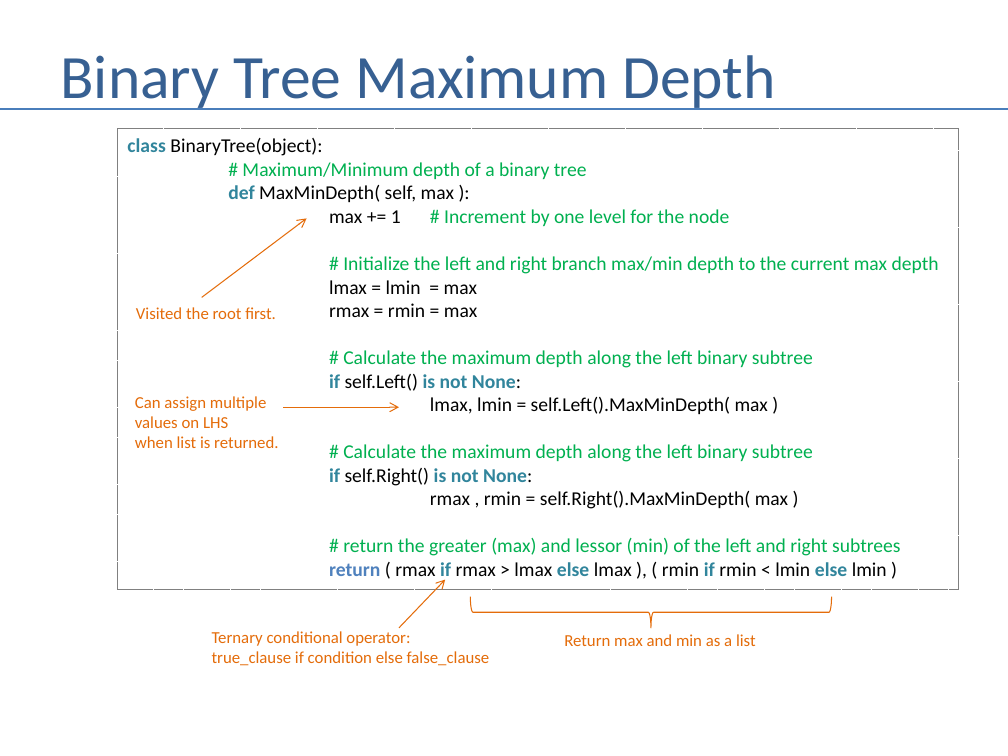
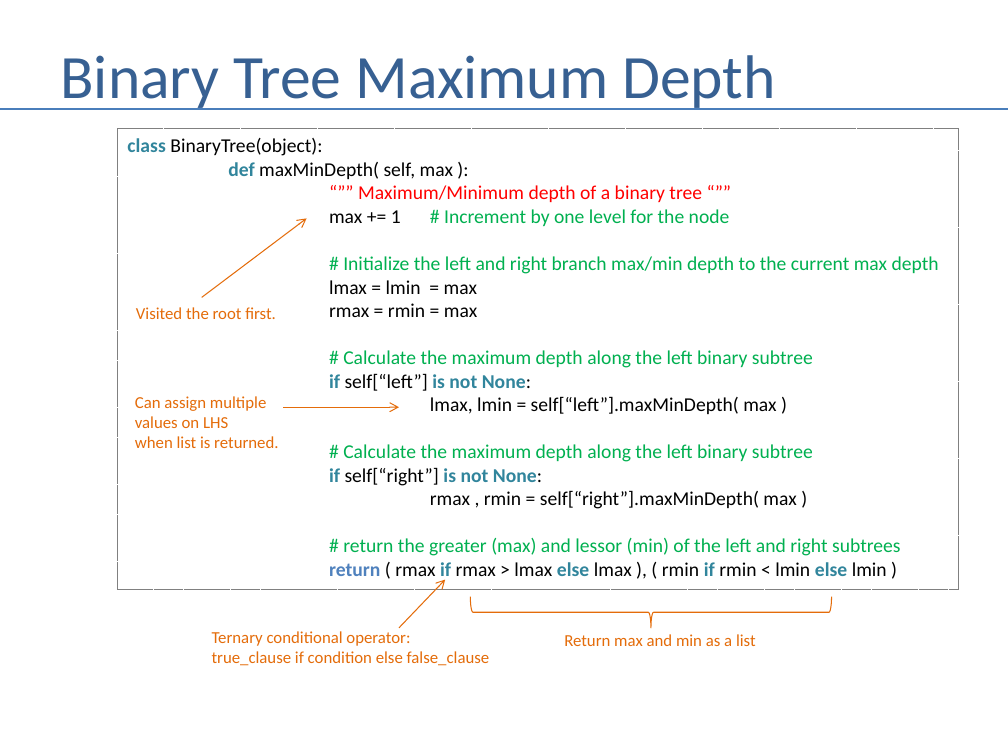
Before and after one commit to andrewferlitsch/Portland-Data-Science-Group, a slide deck: slide 50 of Presentations/Whiteboarding.pptx. Drawn at 1008x756 pixels with LibreOffice and Linux fonts; fonts in the diff are those of the drawing. Boxes give left, top, right and bottom in pixels: in the first picture for what was removed or moved away, otherwise in the second. Text is boxed around its words. In the diff, an @@ line names an element or a change of style, - is before the commit and + after.

Commit message:
update binary search tree

```diff
--- a/Presentations/Whiteboarding.pptx
+++ b/Presentations/Whiteboarding.pptx
@@ text in rectangle at <box>127,138,702,202</box>: text changed @@
-class BinaryTree(object):
-# Maximum/Minimum depth of a binary tree
-def MaxMinDepth( self, max ):
+class BinaryTree(object):
+def maxMinDepth( self, max ):
+“”” Maximum/Minimum depth of a binary tree “””
@@ text in rectangle at <box>329,373,776,414</box>: text changed @@
-if self.Left() is not None:
-lmax, lmin = self.Left().MaxMinDepth( max )
+if self[“left”] is not None:
+lmax, lmin = self[“left”].maxMinDepth( max )
@@ text in rectangle at <box>329,467,796,509</box>: text changed @@
-if self.Right() is not None:
-rmax , rmin = self.Right().MaxMinDepth( max )
+if self[“right”] is not None:
+rmax , rmin = self[“right”].maxMinDepth( max )
```
Also in this commit, not shown: 7 other slides changed, 1 other file.
